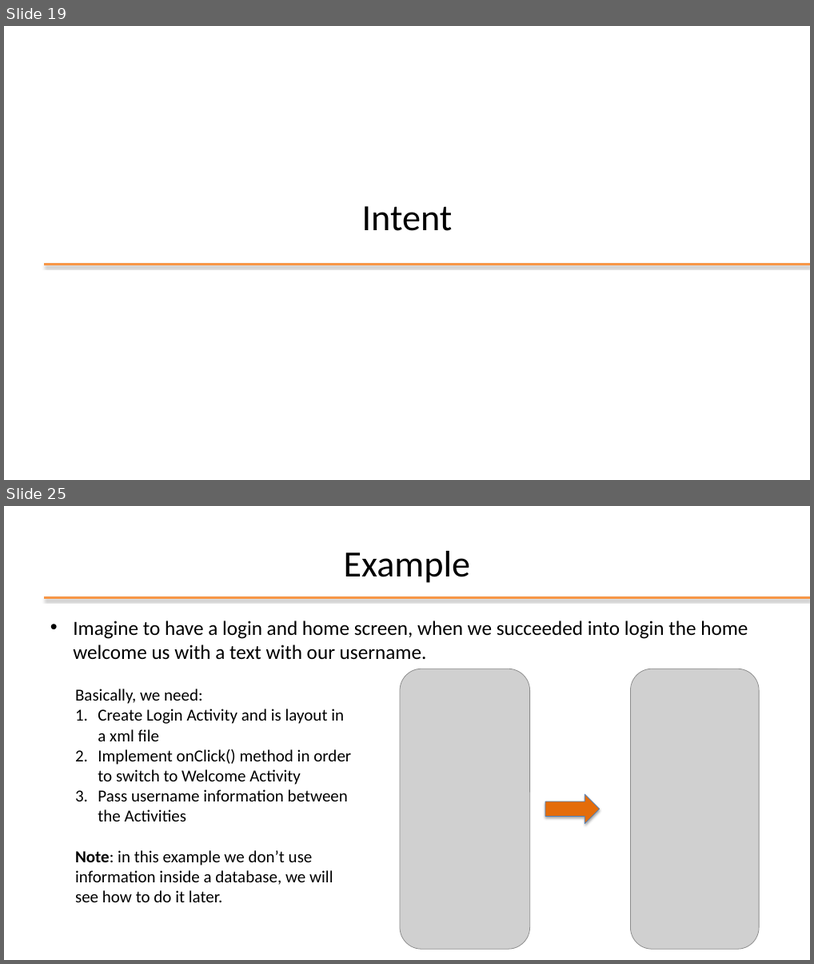
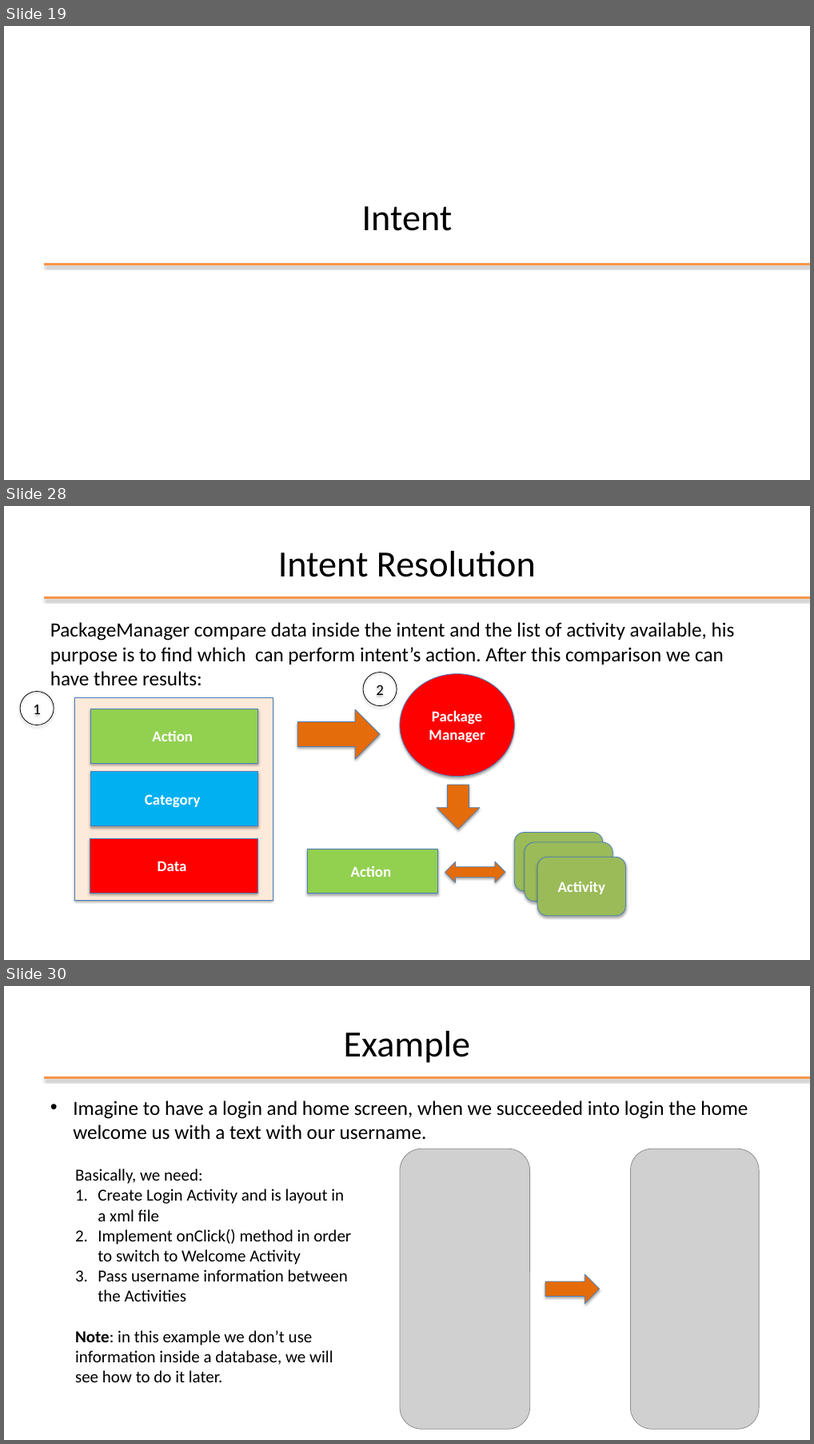
Before and after one commit to StePoli-00/Getting-started-with-Android, a slide deck: 03-Key elements of application.pptx. Shown one above the other, each under a label of ours: slides 19 and 25 before the commit, slides 19, 28 and 30 after it; the slides between them are not shown. The pictures are 814x964 and 814x1444 pixels, drawn with LibreOffice and Linux fonts; fonts in the diff are those of the drawing; grey boxes stand for pictures; background and template pictures are left out. Boxes give left, top, right and bottom in pixels: in the first picture for what was removed or moved away, otherwise in the second. Text is boxed around its words. In the diff, an @@ line names an element or a change of style, - is before the commit and + after.

```diff
--- a/03-Key elements of application.pptx
+++ b/03-Key elements of application.pptx
@@ slide 28 added at [4,506,810,960], background #FFFFFF; not listed: 1 template element that a slide beside it also shows @@
@@ title added at [278,551,536,577], 44 pt, text #000000 @@
+Intent Resolution
@@ text added at [50,622,735,686], 24 pt, text #000000 @@
+PackageManager compare data inside the intent and the list of activity available, his purpose is to find which can perform intent’s action. After this comparison we can have three results:
@@ ellipse added at [363,672,398,706], outline #000000 0.75 pt, 18 pt, text #000000 @@
+2
@@ ellipse added at [400,673,515,776], fill #FF0000, outline #4B7EBC 0.75 pt, 18 pt, text #FFFFFF, bold @@
+Package
+Manager
@@ ellipse added at [20,691,54,725], outline #000000 0.75 pt, 18 pt, text #000000 @@
+1
@@ rectangle added at [74,698,274,900], fill #FDEADA, outline #4B7EBC 0.75 pt @@
@@ rectangle added at [90,708,258,763], fill #92D050, outline #4B7EBC 0.75 pt, 18 pt, text #FFFFFF, bold @@
+Action
@@ right arrow added at [298,709,380,759], fill #E46C0A, outline #4B7EBC 0.75 pt @@
@@ rectangle added at [90,772,258,826], fill #00B0F0, outline #4B7EBC 0.75 pt, 18 pt, text #FFFFFF, bold @@
+Category
@@ right arrow added at [437,785,480,829], fill #E46C0A, outline #4B7EBC 0.75 pt @@
@@ rectangle added at [90,838,258,892], fill #FF0000, outline #4B7EBC 0.75 pt, 18 pt, text #FFFFFF, bold @@
+Data
@@ rounded rectangle added at [514,832,603,891], fill #9BBB59, outline #4B7EBC 0.75 pt @@
@@ rectangle added at [308,848,438,892], fill #92D050, outline #4B7EBC 0.75 pt, 18 pt, text #FFFFFF, bold @@
+Action
@@ left right arrow added at [446,862,506,882], fill #E46C0A, outline #4B7EBC 0.75 pt @@
@@ rounded rectangle added at [525,842,613,901], fill #9BBB59, outline #4B7EBC 0.75 pt @@
@@ rounded rectangle added at [538,857,626,916], fill #9BBB59, outline #4B7EBC 0.75 pt, 18 pt, text #FFFFFF, bold @@
+Activity
@@ what was slide 25 is now slide 30 @@
```
Also in this commit, not shown: 5 slides changed, 6 other slides added, 2 slides removed.
